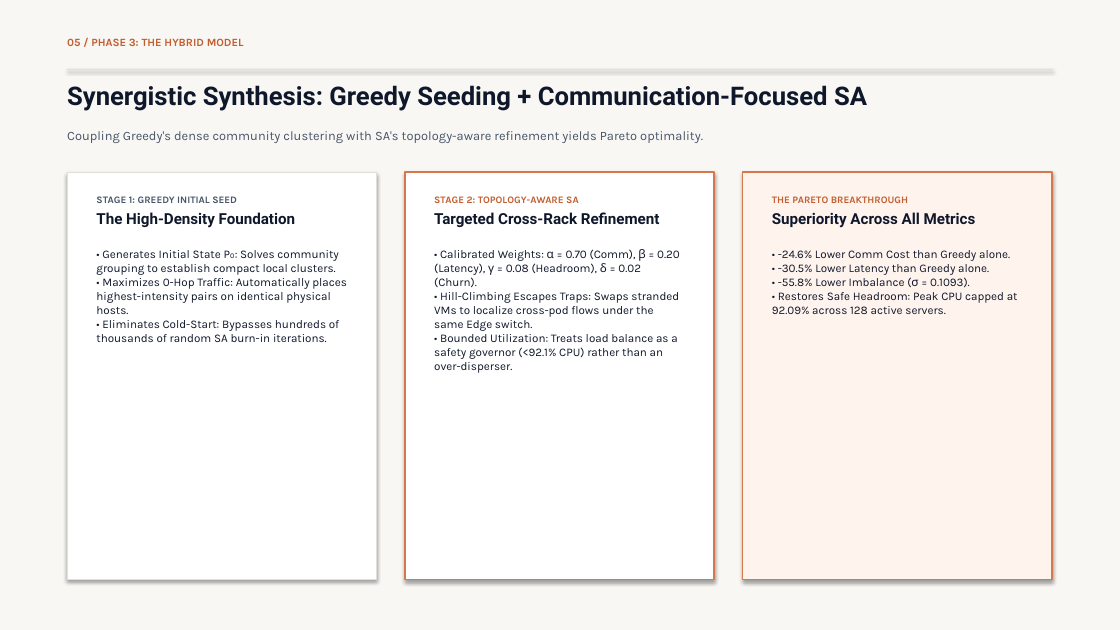
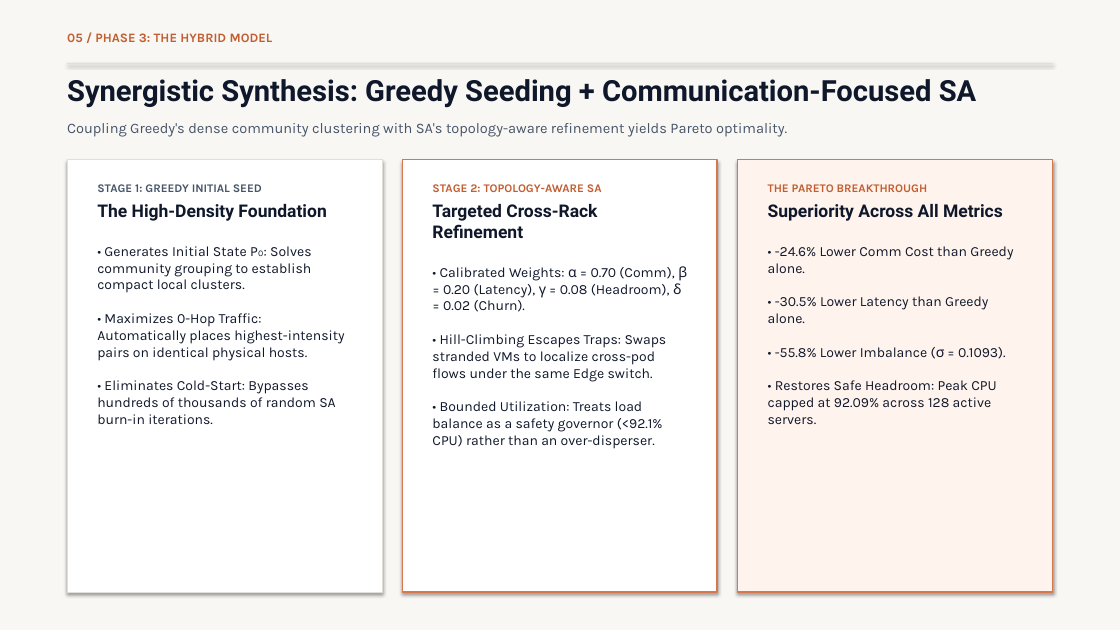
Before and after one commit to moparthipranav/CloudComputingProject, a slide deck: slide 6 of hybrid-vm-placement/VM_Placement_Optimization_Presentation.pptx. Drawn at 1120x630 pixels with LibreOffice and Linux fonts; fonts in the diff are those of the drawing. Boxes give left, top, right and bottom in pixels: in the first picture for what was removed or moved away, otherwise in the second. Text is boxed around its words. In the diff, an @@ line names an element or a change of style, - is before the commit and + after.

Commit message:
Update presentation: increase font sizes, fill slide canvas, remove lead investigator on title slide

```diff
--- a/hybrid-vm-placement/VM_Placement_Optimization_Presentation.pptx
+++ b/hybrid-vm-placement/VM_Placement_Optimization_Presentation.pptx
@@ text "05 / PHASE 3: THE ..." at bbox=[67, 33, 273, 42]: size 9.5 to 11 pt @@
@@ text "Synergistic Synthesis: Greedy Seeding + ..." at bbox=[67, 79, 977, 108]: size 22 to 25 pt @@
@@ rectangle: place and size @@
-rectangle at bbox=[67, 69, 1053, 70]
+rectangle at bbox=[67, 63, 1053, 64]
@@ text "Coupling Greedy's dense community clustering ...": place and size @@
-text "Coupling Greedy's dense community clustering ..." at bbox=[67, 131, 703, 143]
+text "Coupling Greedy's dense community clustering ..." at bbox=[67, 123, 787, 137]
@@ text "Coupling Greedy's dense community clustering ..." at bbox=[67, 123, 787, 137]: size 11 to 12.5 pt @@
@@ rectangle: place and size @@
-rectangle at bbox=[67, 172, 376, 580]
+rectangle at bbox=[67, 160, 382, 592]
@@ text "STAGE 1: GREEDY INITIAL SEED": place and size @@
-text "STAGE 1: GREEDY INITIAL SEED" at bbox=[96, 196, 347, 342]
+text "STAGE 1: GREEDY INITIAL SEED" at bbox=[97, 184, 344, 424]
@@ text "STAGE 1: GREEDY INITIAL SEED" at bbox=[97, 184, 344, 424]: size 8.5 to 10 pt in "STAGE 1: GREEDY INITIAL SEED"; size 13 to 15 pt in "The High-Density Foundation"; size 10 to 12 pt in "• Generates Initial State P₀: Solves community ..."; more space between paragraphs @@
@@ rectangle: place and size @@
-rectangle at bbox=[405, 172, 714, 580]
+rectangle at bbox=[402, 160, 718, 592]
@@ text "STAGE 2: TOPOLOGY-AWARE SA": place and size @@
-text "STAGE 2: TOPOLOGY-AWARE SA" at bbox=[434, 196, 680, 373]
+text "STAGE 2: TOPOLOGY-AWARE SA" at bbox=[432, 184, 687, 449]
@@ text "STAGE 2: TOPOLOGY-AWARE SA" at bbox=[432, 184, 687, 449]: size 8.5 to 10 pt in "STAGE 2: TOPOLOGY-AWARE SA"; size 13 to 15 pt in "Targeted Cross-Rack Refinement"; size 10 to 12 pt in "• Calibrated Weights: α = 0.70 (Comm), ..."; more space between paragraphs @@
@@ rectangle: place and size @@
-rectangle at bbox=[743, 172, 1052, 580]
+rectangle at bbox=[738, 160, 1053, 592]
@@ text "THE PARETO BREAKTHROUGH": place and size @@
-text "THE PARETO BREAKTHROUGH" at bbox=[772, 196, 1018, 314]
+text "THE PARETO BREAKTHROUGH" at bbox=[768, 184, 1013, 424]
@@ text "THE PARETO BREAKTHROUGH" at bbox=[768, 184, 1013, 424]: size 8.5 to 10 pt in "THE PARETO BREAKTHROUGH"; size 13 to 15 pt in "Superiority Across All Metrics"; size 10 to 12 pt in "• -24.6% Lower Comm Cost than Greedy ..."; more space between paragraphs @@
```
Also in this commit, not shown: 11 other slides changed, 3 other files.
